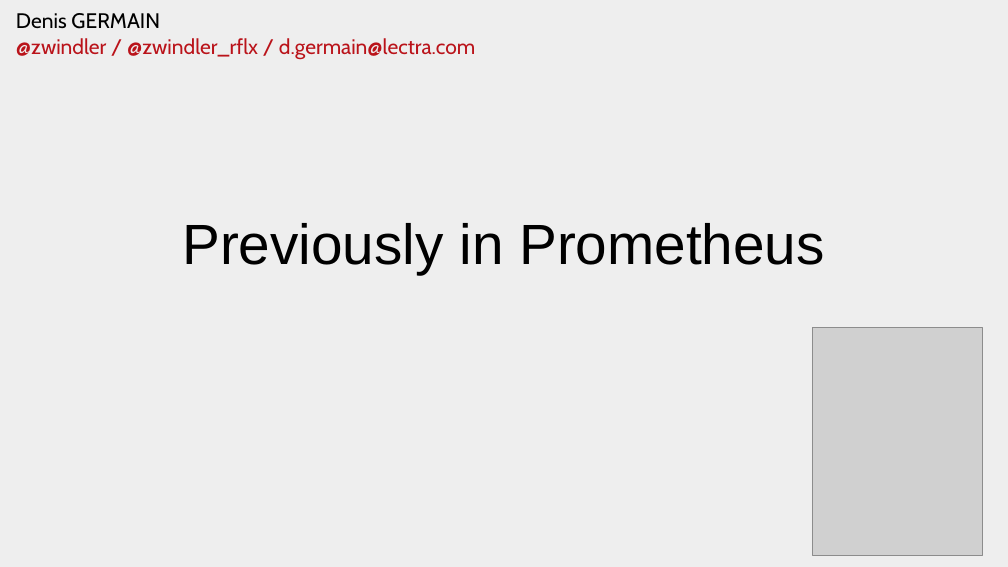
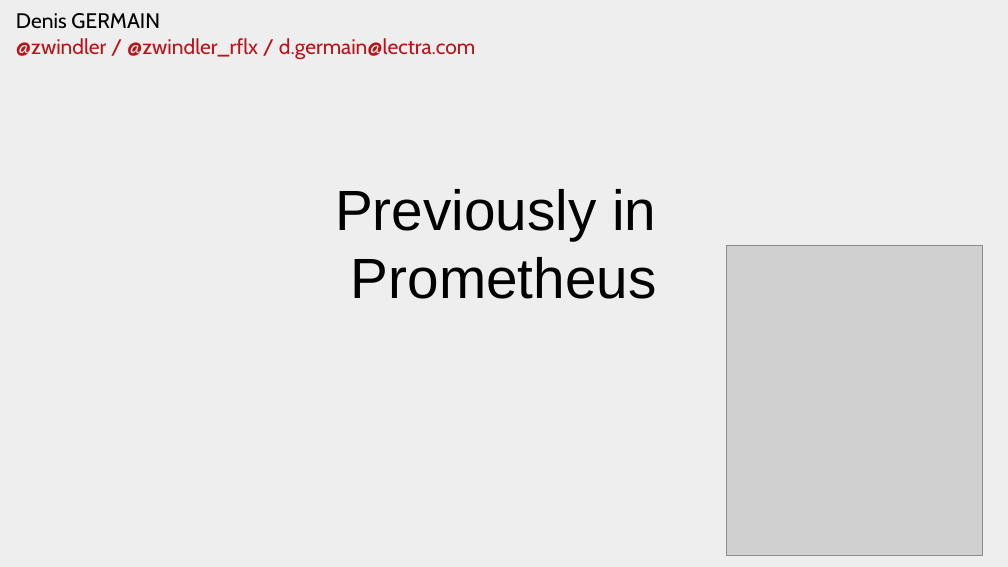
Before and after one commit to zwindler/cncf-meetup-bdx-2019-thanos, a slide deck: slide 7 of binaries/CNCF_meetup6_Thanos.pptx. Drawn at 1008x567 pixels with LibreOffice and Linux fonts; fonts in the diff are those of the drawing; grey boxes stand for pictures. Boxes give left, top, right and bottom in pixels: in the first picture for what was removed or moved away, otherwise in the second. Text is boxed around its words. In the diff, an @@ line names an element or a change of style, - is before the commit and + after.

```diff
--- a/binaries/CNCF_meetup6_Thanos.pptx
+++ b/binaries/CNCF_meetup6_Thanos.pptx
@@ text "Previously in Prometheus" rewrapped from (182, 223, 825, 274) to (335, 189, 657, 299) @@
@@ picture: place and size @@
-picture at (812, 327, 982, 555)
+picture at (726, 246, 982, 555)
```
Also in this commit, not shown: 12 other slides changed, 2 slides removed, 14 other files.
